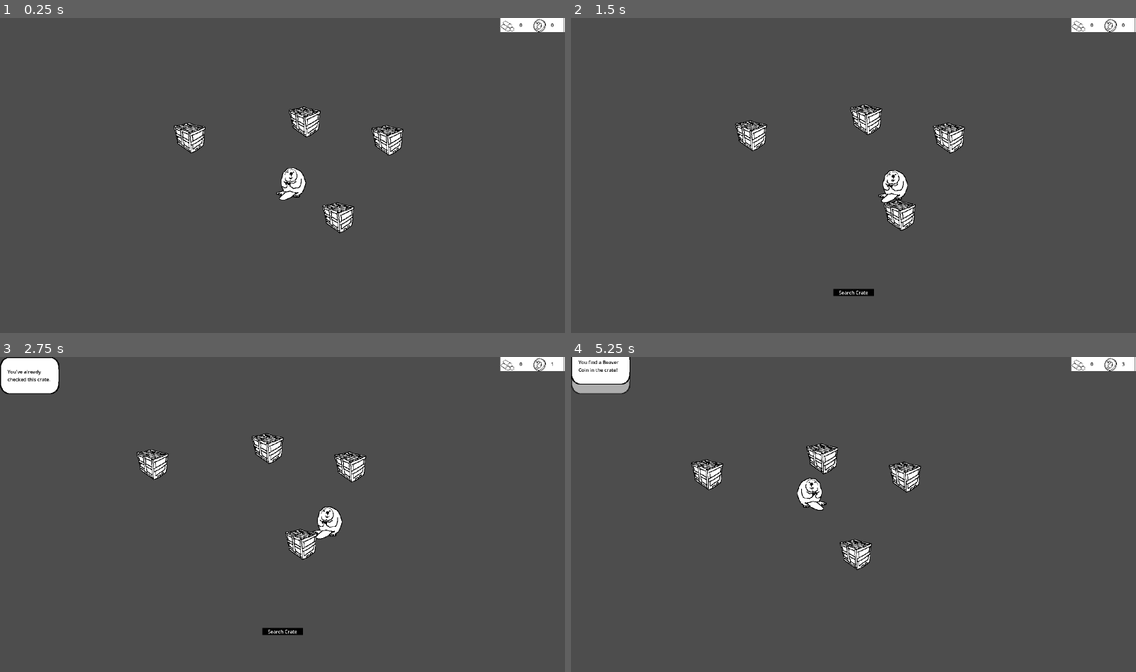
Above: before the commit, frames 1-4 (two rows, left to right).
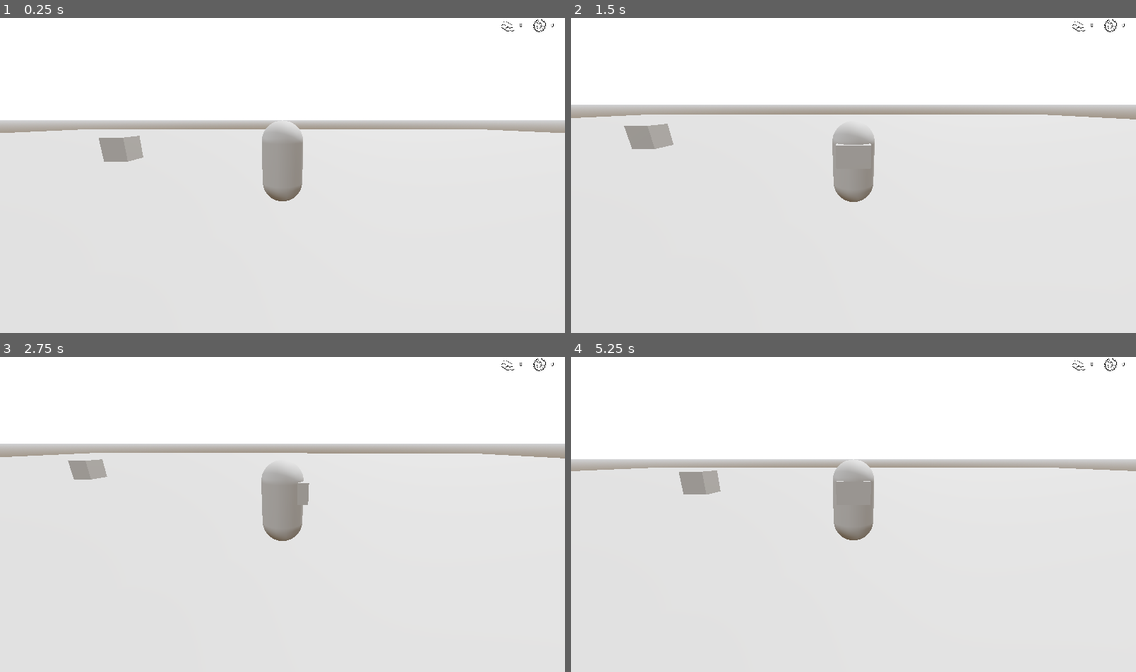
Above: after the commit, the same moments.

Repository: morgmorgan/lumber-tycoon
Game: Godot game, scene res://scenes/main/game_main.tscn
The game is run twice, just before and just after one commit, with the same random seed, the same clock (stepped at 60 frames per second) and the same inputs.
Inputs:
- Up to frame 1 (0.25 s): no input
- Up to frame 2 (1.5 s): hold D (move_right) 0.53-1.28 s; hold E (interact) 0.53-1.28 s; hold S (move_down) from 1.28 s (still down); tap Down (camera_down) at 1.35 s
- Up to frame 3 (2.75 s): tap E (interact) at 1.55 s; release S (move_down) at 2.03 s; hold D (move_right) from 2.03 s (still down); hold E (interact) from 2.03 s (still down); tap Left (camera_left) at 2.1 s
- Up to frame 4 (5.25 s): release D (move_right) at 2.78 s; release E (interact) at 2.78 s; hold W (move_up) 2.78-3.53 s; tap Right (camera_right) at 2.85 s; tap E (interact) at 3.05, 4.35 s; hold E (interact) 3.53-4.28 s; hold A (move_left) 3.53-5.03 s; tap Up (camera_up) at 3.6 s; hold S (move_down) from 5.03 s (still down); hold E (interact) from 5.03 s (still down)

The runs differ from the first frame. In frame 1, 99% of the frame differs, in the area x 0-100%, y 0-100%; in frame 2, 99%; in frame 3, 98%; in frame 4, 99%.

Commit message:
move components to 3D

Diff:
--- /dev/null
+++ b/interactable_component_3d.gd
@@ -0,0 +1,20 @@
+extends Area3D
+class_name InteractableComponent3D
+
+@export var interactable : bool = true
+@export_multiline var interaction_text : String
+
+signal interacted
+
+func _ready():
+	body_entered.connect(on_body_entered)
+	body_exited.connect(on_body_exited)
+
+# Handles player entering / exiting interaction zone
+func on_body_entered(other : Node3D):
+	if interactable and other.is_in_group("player"):
+		GameManager.set_player_interaction_target(self)
+
+func on_body_exited(other : Node3D):
+	if other.is_in_group("player"):
+		GameManager.set_player_interaction_target(self, false)
--- a/project.godot
+++ b/project.godot
@@ -26,6 +26,10 @@
 window/size/viewport_width=1900
 window/size/viewport_height=1062
 window/stretch/mode="viewport"
+
+[global_group]
+
+player=""
 
 [input]
 
--- a/scenes/HUD/interaction_text.gd
+++ b/scenes/HUD/interaction_text.gd
@@ -4,7 +4,7 @@
 	$Panel.visible = false
 	GameManager.interaction_target_changed.connect(on_interaction_target_changed)
 
-func on_interaction_target_changed(target : InteractableComponent, interaction_text : String):
+func on_interaction_target_changed(target : InteractableComponent3D, interaction_text : String):
 	if target == null:
 		$Panel.visible = false
 		return
--- a/scenes/autoload/game_manager.gd
+++ b/scenes/autoload/game_manager.gd
@@ -1,14 +1,14 @@
 extends Node
 
 # Player interaction
-var player_interaction_target : InteractableComponent
+var player_interaction_target : InteractableComponent3D
 var target_text : String
-signal interaction_target_changed(new_target : InteractableComponent, interaction_text : String)
+signal interaction_target_changed(new_target : InteractableComponent3D, interaction_text : String)
 
 func _ready():
 	player_interaction_target = null
 
-func set_player_interaction_target(target : InteractableComponent, make_current : bool = true):
+func set_player_interaction_target(target : InteractableComponent3D, make_current : bool = true):
 	if !make_current:
 		if player_interaction_target == target:
 			player_interaction_target = null
--- a/scenes/component/interactable_component.gd
+++ b/scenes/component/interactable_component.gd
@@ -6,15 +6,15 @@
 
 signal interacted
 
-func _ready():
-	body_entered.connect(on_body_entered)
-	body_exited.connect(on_body_exited)
+#func _ready():
+	#body_entered.connect(on_body_entered)
+	#body_exited.connect(on_body_exited)
 
-# Handles player entering / exiting interaction zone
-func on_body_entered(other : Node2D):
-	if interactable and other.is_in_group("player"):
-		GameManager.set_player_interaction_target(self)
-
-func on_body_exited(other : Node2D):
-	if other.is_in_group("player"):
-		GameManager.set_player_interaction_target(self, false)
+## Handles player entering / exiting interaction zone
+#func on_body_entered(other : Node2D):
+	#if interactable and other.is_in_group("player"):
+		#GameManager.set_player_interaction_target(self)
+	#
+#func on_body_exited(other : Node2D):
+	#if other.is_in_group("player"):
+		#GameManager.set_player_interaction_target(self, false)
--- /dev/null
+++ b/scenes/component/interactable_component_3d.tscn
@@ -0,0 +1,6 @@
+[gd_scene load_steps=2 format=3 uid="uid://c3ecyuk1s0l80"]
+
+[ext_resource type="Script" path="res://interactable_component_3d.gd" id="1_dm3ho"]
+
+[node name="InteractableComponent3D" type="Area3D"]
+script = ExtResource("1_dm3ho")
--- a/scenes/game object/player/player_3d.tscn
+++ b/scenes/game object/player/player_3d.tscn
@@ -29,7 +29,7 @@
 shader_parameter/grazing_angle_mask_power = 1.0
 shader_parameter/grazing_angle_modulation_factor = 50.0
 
-[node name="Player3D" type="CharacterBody3D"]
+[node name="Player3D" type="CharacterBody3D" groups=["player"]]
 script = ExtResource("1_62cri")
 SPEED = 3.0
 
--- /dev/null
+++ b/scenes/game object/test crate/test_crate_3d.gd
@@ -0,0 +1,16 @@
+extends StaticBody3D
+
+var checked : bool = false
+
+func _ready():
+	$InteractableComponent3D.interacted.connect(on_interacted)
+
+func on_interacted():
+	if checked:
+		#print_debug("You've already checked this crate.")
+		MessageDeus.request_message("You've already checked this crate.")
+	else:
+		#print_debug("You search the crate, but find nothing.")
+		MessageDeus.request_message("You find a Beaver Coin in the crate!")
+		StatsDeus.add_bc(1)
+		checked = true
--- /dev/null
+++ b/scenes/game object/test crate/test_crate_3d.tscn
@@ -0,0 +1,30 @@
+[gd_scene load_steps=6 format=3 uid="uid://cme2wtk1kljvi"]
+
+[ext_resource type="Script" path="res://scenes/game object/test crate/test_crate_3d.gd" id="1_uet2k"]
+[ext_resource type="PackedScene" uid="uid://c3ecyuk1s0l80" path="res://scenes/component/interactable_component_3d.tscn" id="1_yci00"]
+
+[sub_resource type="BoxMesh" id="BoxMesh_k0qjh"]
+
+[sub_resource type="BoxShape3D" id="BoxShape3D_cjxwu"]
+
+[sub_resource type="CylinderShape3D" id="CylinderShape3D_txs4s"]
+height = 1.0
+radius = 2.0
+
+[node name="testCrate3D" type="StaticBody3D"]
+script = ExtResource("1_uet2k")
+
+[node name="MeshInstance3D" type="MeshInstance3D" parent="."]
+transform = Transform3D(1, 0, 0, 0, 1, 0, 0, 0, 1, 0, 0.5, 0)
+mesh = SubResource("BoxMesh_k0qjh")
+
+[node name="CollisionShape3D" type="CollisionShape3D" parent="."]
+transform = Transform3D(1, 0, 0, 0, 1, 0, 0, 0, 1, 0, 0.5, 0)
+shape = SubResource("BoxShape3D_cjxwu")
+
+[node name="InteractableComponent3D" parent="." instance=ExtResource("1_yci00")]
+interaction_text = "Search Crate"
+
+[node name="CollisionShape3D2" type="CollisionShape3D" parent="InteractableComponent3D"]
+transform = Transform3D(1, 0, 0, 0, 1, 0, 0, 0, 1, 0, 0.5, 0)
+shape = SubResource("CylinderShape3D_txs4s")
--- a/scenes/main/game_main.tscn
+++ b/scenes/main/game_main.tscn
@@ -1,10 +1,10 @@
 [gd_scene load_steps=3 format=3 uid="uid://cmwiq4g7r6xer"]
 
-[ext_resource type="PackedScene" uid="uid://1y4vjxw8eute" path="res://scenes/main/test_level.tscn" id="1_xhodw"]
+[ext_resource type="PackedScene" uid="uid://cca60je0gu24i" path="res://scenes/main/test_level_3d.tscn" id="2_frl17"]
 [ext_resource type="PackedScene" uid="uid://d3bps8x110omo" path="res://scenes/HUD/hud_manager.tscn" id="2_wdgpq"]
 
 [node name="GameMain" type="Node"]
 
-[node name="TestLevel" parent="." instance=ExtResource("1_xhodw")]
+[node name="HUDManager" parent="." instance=ExtResource("2_wdgpq")]
 
-[node name="HUDManager" parent="." instance=ExtResource("2_wdgpq")]
+[node name="TestLevel3D" parent="." instance=ExtResource("2_frl17")]
--- a/scenes/main/test_level_3d.tscn
+++ b/scenes/main/test_level_3d.tscn
@@ -1,6 +1,7 @@
-[gd_scene load_steps=5 format=3 uid="uid://cca60je0gu24i"]
+[gd_scene load_steps=6 format=3 uid="uid://cca60je0gu24i"]
 
 [ext_resource type="PackedScene" uid="uid://3mckj0c6t8po" path="res://scenes/game object/player/player_3d.tscn" id="1_jq0xd"]
+[ext_resource type="PackedScene" uid="uid://cme2wtk1kljvi" path="res://scenes/game object/test crate/test_crate_3d.tscn" id="2_aqivy"]
 
 [sub_resource type="ProceduralSkyMaterial" id="ProceduralSkyMaterial_n4lb4"]
 sky_horizon_color = Color(0.699445, 0.703116, 0.711377, 1)
@@ -31,6 +32,5 @@
 [node name="Player3D" parent="." instance=ExtResource("1_jq0xd")]
 transform = Transform3D(1, 0, 0, 0, 1, 0, 0, 0, 1, 0, 1, 0)
 
-[node name="CSGBox3D2" type="CSGBox3D" parent="."]
-transform = Transform3D(1, 0, 0, 0, 1, 0, 0, 0, 1, 3, 1, -12)
-use_collision = true
+[node name="testCrate3D" parent="." instance=ExtResource("2_aqivy")]
+transform = Transform3D(1, 0, 0, 0, 1, 0, 0, 0, 1, -7, 1, -4)
